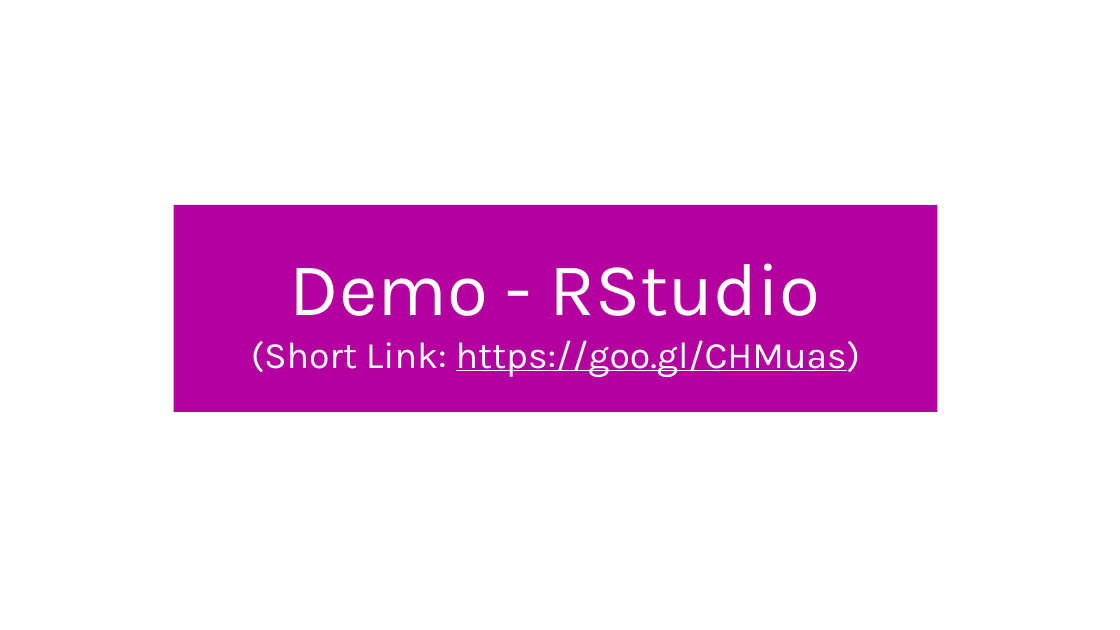
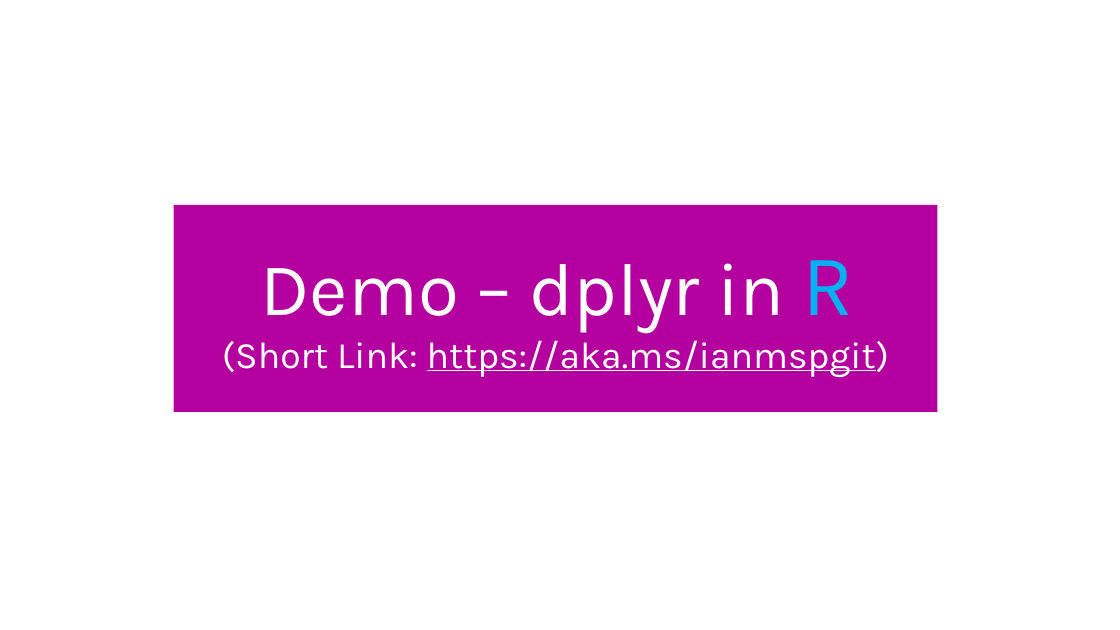
Before and after one commit to yinkaihsu/MSP-Lecture-R-Introduction, a slide deck: slide 20 of MSP_RIntoduction_IanHsu_20171025.pptx. Drawn at 1120x630 pixels with LibreOffice and Linux fonts; fonts in the diff are those of the drawing; background and template pictures are left out. Boxes give left, top, right and bottom in pixels: in the first picture for what was removed or moved away, otherwise in the second. Text is boxed around its words. In the diff, an @@ line names an element or a change of style, - is before the commit and + after.

Commit message:
Slides of Lecture
This is the slides of lecture in NTU on 171025.

```diff
--- a/MSP_RIntoduction_IanHsu_20171025.pptx
+++ b/MSP_RIntoduction_IanHsu_20171025.pptx
@@ text in rectangle at bbox=[222, 260, 889, 378]: text changed @@
-Demo - RStudio
-(Short Link: https://goo.gl/CHMuas)
+Demo – dplyr in R
+(Short Link: https://aka.ms/ianmspgit)
```
Also in this commit, not shown: 1 other slide changed.
